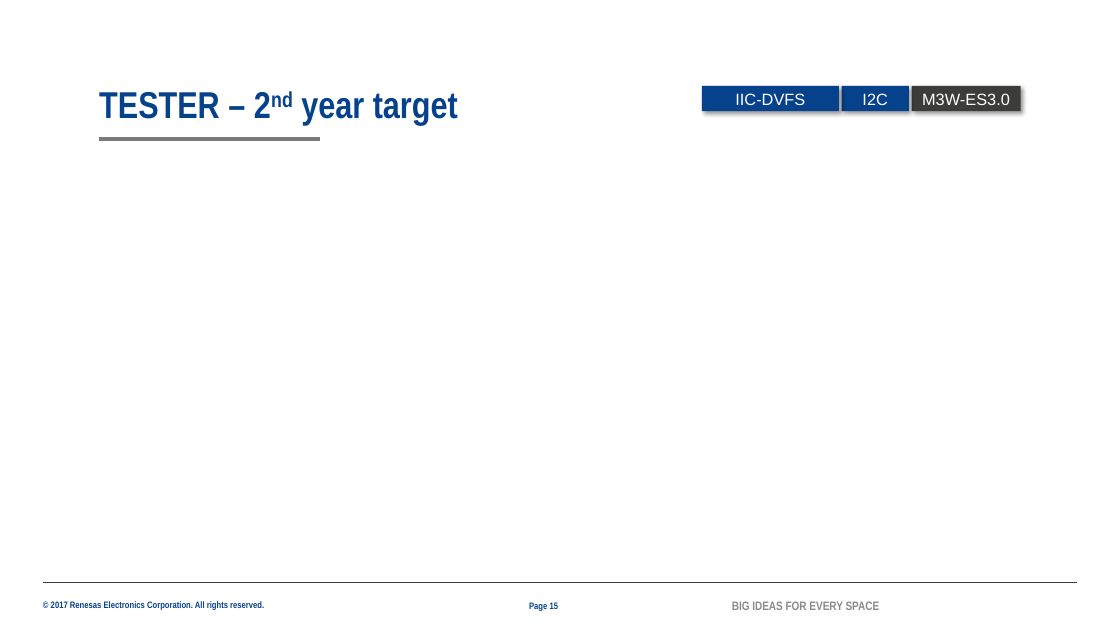
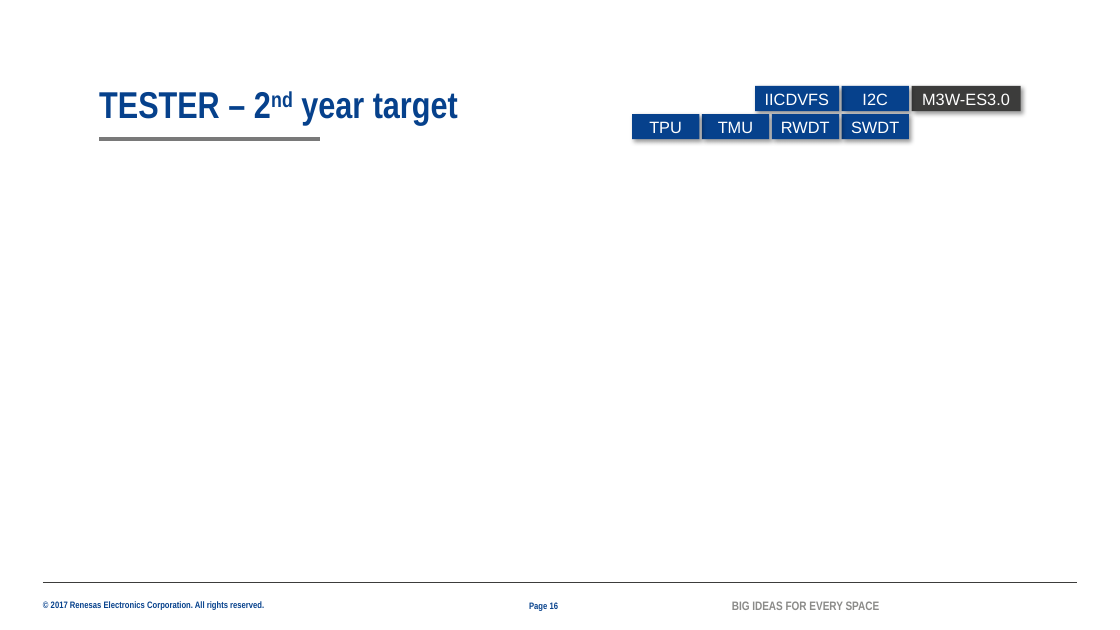
Before and after one commit to lesyhau/bridge, a slide deck: slide 16 of 2082_HauSyLe_PER_MentorMentee_26G.pptx (slide 15 before the commit). Drawn at 1120x630 pixels with LibreOffice and Linux fonts; fonts in the diff are those of the drawing; background and template pictures are left out. Boxes give left, top, right and bottom in pixels: in the first picture for what was removed or moved away, otherwise in the second. Text is boxed around its words. In the diff, an @@ line names an element or a change of style, - is before the commit and + after.

```diff
--- a/2082_HauSyLe_PER_MentorMentee_26G.pptx
+++ b/2082_HauSyLe_PER_MentorMentee_26G.pptx
@@ rectangle "IICDVFS": place and size @@
-rectangle "IICDVFS" at [702,86,839,111]
+rectangle "IICDVFS" at [755,86,839,111]
@@ rectangle added at [633,114,700,139], fill #06418C, 14 pt, text #FFFFFF @@
+TPU
@@ rectangle added at [702,114,770,139], fill #06418C, 14 pt, text #FFFFFF @@
+TMU
@@ text in rectangle at [765,93,829,105]: text changed @@
-IIC-DVFS
+IICDVFS
@@ rectangle added at [772,114,839,139], fill #06418C, 14 pt, text #FFFFFF @@
+RWDT
@@ rectangle added at [842,114,909,139], fill #06418C, 14 pt, text #FFFFFF @@
+SWDT
```
Also in this commit, not shown: 6 other slides changed, 1 slide added.
